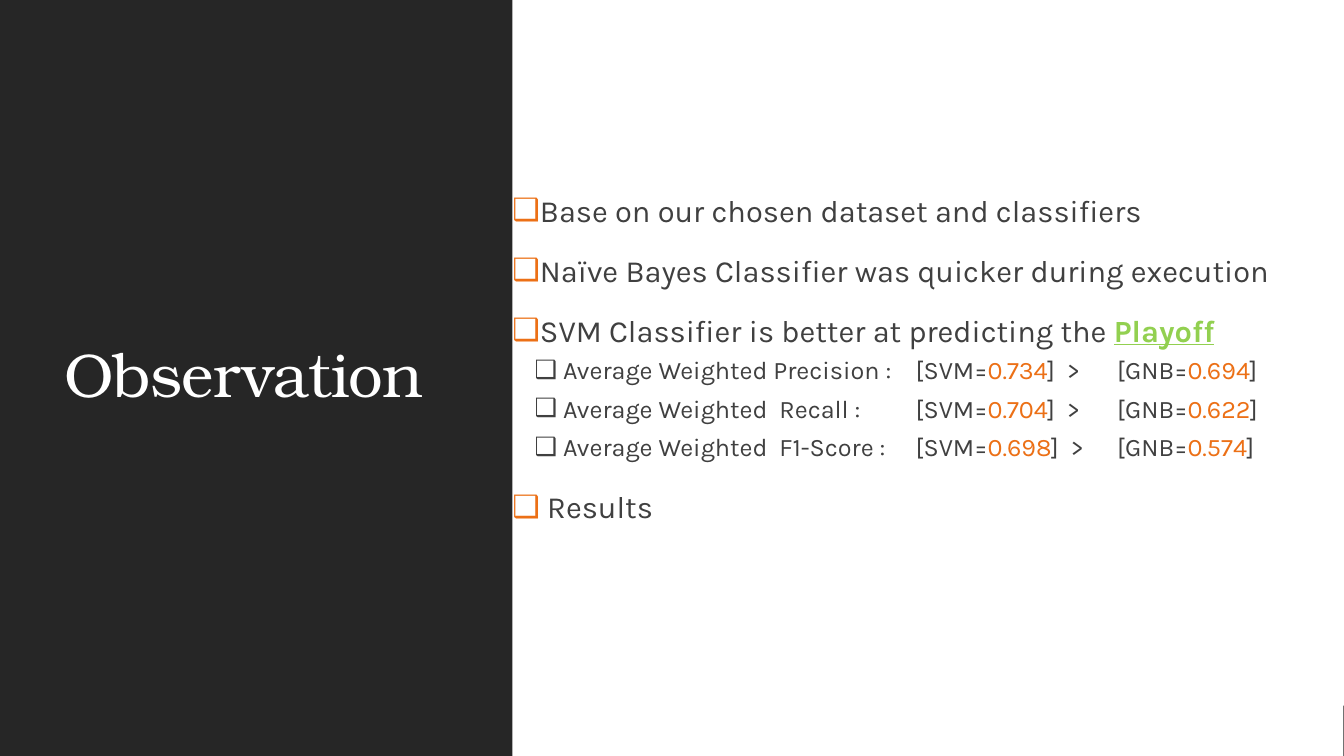
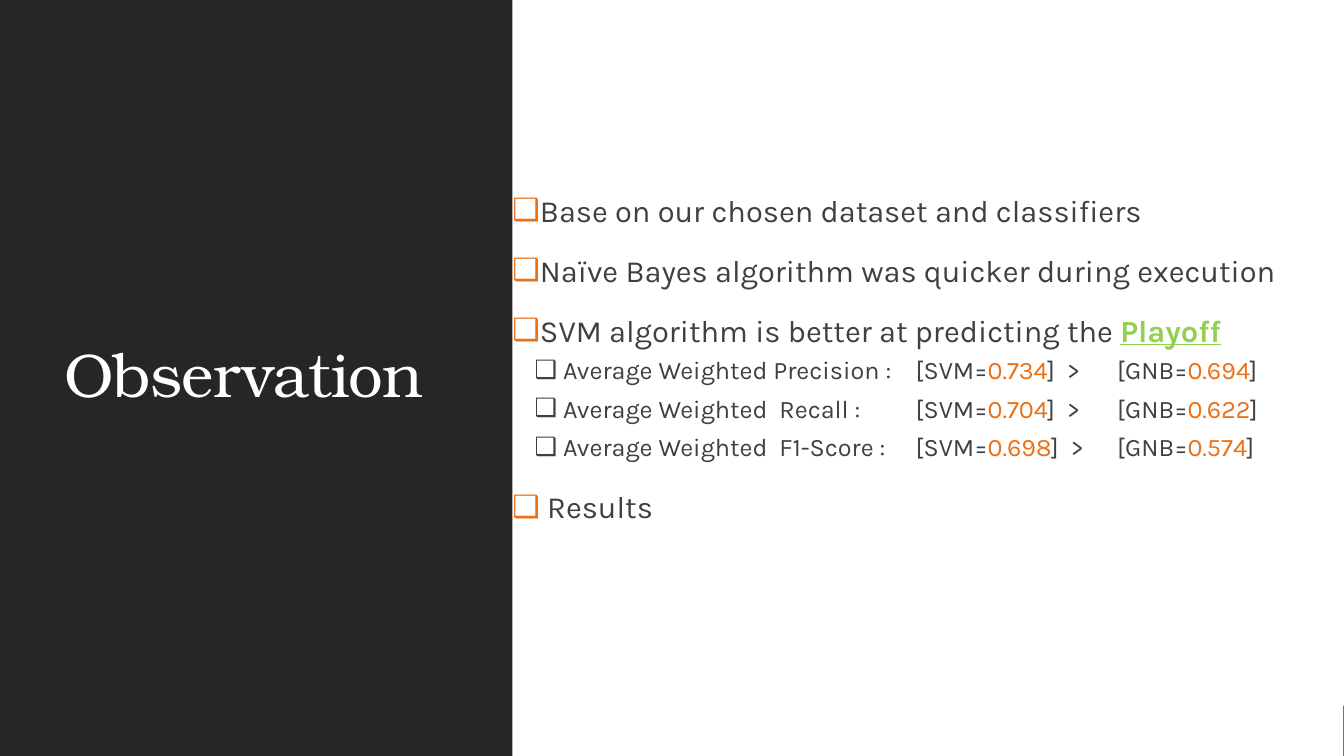
Before and after one commit to skierwing/soen691_project_ed_yr, a slide deck: slide 9 of presentation/SOEN_690_Team_12.pptx. Drawn at 1344x756 pixels with LibreOffice and Linux fonts; fonts in the diff are those of the drawing. Boxes give left, top, right and bottom in pixels: in the first picture for what was removed or moved away, otherwise in the second. Text is boxed around its words. In the diff, an @@ line names an element or a change of style, - is before the commit and + after.

```diff
--- a/presentation/SOEN_690_Team_12.pptx
+++ b/presentation/SOEN_690_Team_12.pptx
@@ text at (540,261,1275,350): text changed @@
-❑ Naïve Bayes Classifier was quicker during execution
-❑ SVM Classifier is better at predicting the Playoff
+❑ Naïve Bayes algorithm was quicker during execution
+❑ SVM algorithm is better at predicting the Playoff
```
Also in this commit, not shown: 1 other slide changed, 1 other file.
